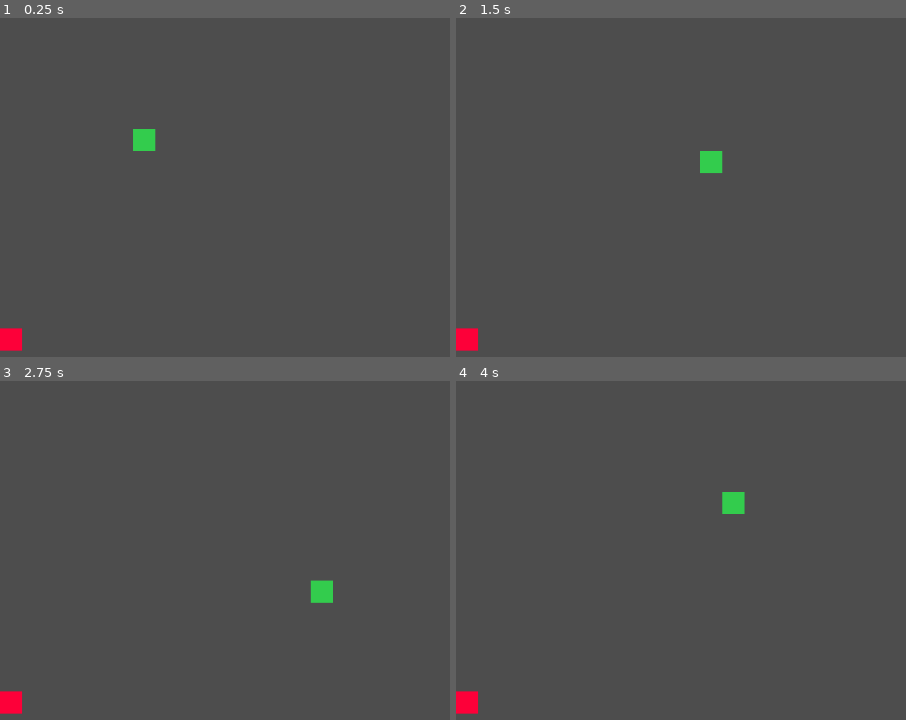
Above: before the commit, frames 1-4 (two rows, left to right).
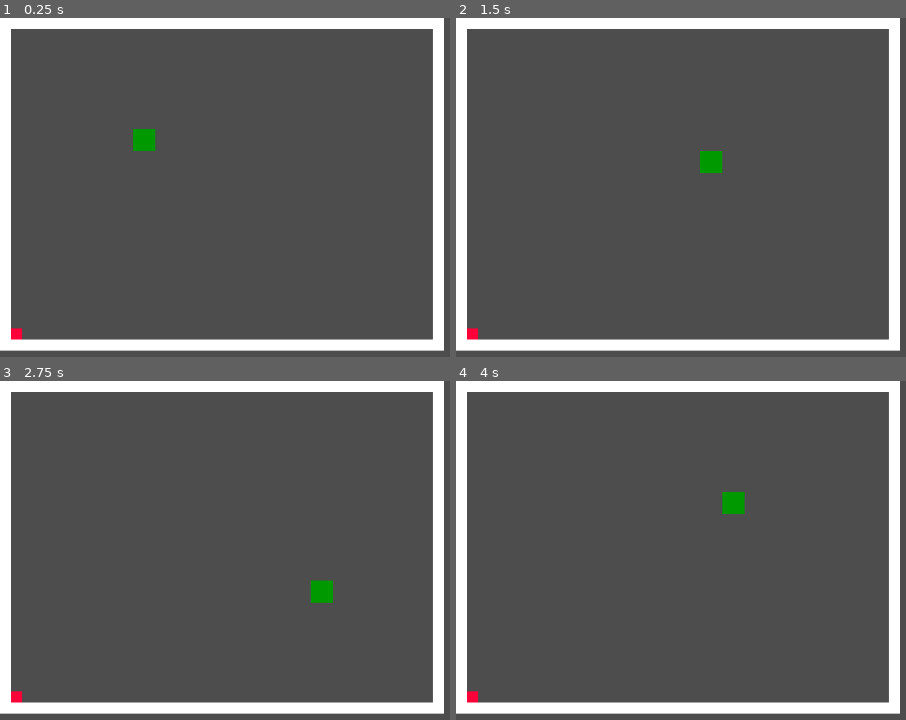
Above: after the commit, the same moments.

Repository: N1-San/snakegame
Game: Godot game, scene res://main.tscn
Two runs of this game, one before a commit and one after it. Both use one fixed random seed, a clock stepped at 60 frames per second and the inputs below.
Inputs:
- Up to frame 1 (0.25 s): no input
- Up to frame 2 (1.5 s): hold Right (move_right) 0.53-1.28 s; hold Down (move_down) from 1.28 s (still down)
- Up to frame 3 (2.75 s): release Down (move_down) at 2.03 s; hold Right (move_right) from 2.03 s (still down)
- Up to frame 4 (4 s): release Right (move_right) at 2.78 s; hold Up (move_up) 2.78-3.53 s; hold Left (move_left) from 3.53 s (still down)

The runs differ from the first frame. In frame 1, 11% of the frame differs, in the area x 0-99%, y 0-99%; in frame 2, 11%; in frame 3, 11%; in frame 4, 11%.

Commit message:
UI changes and game over logic

Diff:
--- a/main.gd
+++ b/main.gd
@@ -9,13 +9,53 @@
 func _ready():
 	randomize()
 	move_food()
+	create_walls()
+
 
 func move_food():
 	var columns = int(game_area.x / grid_size)
 	var rows = int(game_area.y / grid_size)
-	var rand_x = randi() % columns
-	var rand_y = randi() % rows
-	food.position = Vector2(rand_x, rand_y) * grid_size
+
+	var snake_positions = $Snake.segments.map(func(s): return $Snake.round_to_grid(s.position))
+
+	var rand_pos := Vector2.ZERO
+	while true:
+		var rand_x = randi() % columns
+		var rand_y = randi() % rows
+		rand_pos = Vector2(rand_x, rand_y) * grid_size
+		if not rand_pos in snake_positions:
+			break
+
+	food.position = rand_pos
+
+
+func create_walls():
+	var wall_thickness = 16
+
+	var top_wall = ColorRect.new()
+	top_wall.color = Color.WHITE
+	top_wall.size = Vector2(game_area.x, wall_thickness)
+	top_wall.position = Vector2(0, 0)
+	add_child(top_wall)
+
+	var bottom_wall = ColorRect.new()
+	bottom_wall.color = Color.WHITE
+	bottom_wall.size = Vector2(game_area.x, wall_thickness)
+	bottom_wall.position = Vector2(0, game_area.y - wall_thickness)
+	add_child(bottom_wall)
+
+	var left_wall = ColorRect.new()
+	left_wall.color = Color.WHITE
+	left_wall.size = Vector2(wall_thickness, game_area.y)
+	left_wall.position = Vector2(0, 0)
+	add_child(left_wall)
+
+	var right_wall = ColorRect.new()
+	right_wall.color = Color.WHITE
+	right_wall.size = Vector2(wall_thickness, game_area.y)
+	right_wall.position = Vector2(game_area.x - wall_thickness, 0)
+	add_child(right_wall)
+
 
 
 func _on_move_timer_timeout() -> void:
--- a/snake.gd
+++ b/snake.gd
@@ -9,31 +9,55 @@
 	spawn_snake()
 	set_process(true) # ← add this
 
+func round_to_grid(pos: Vector2) -> Vector2:
+	return Vector2(round(pos.x), round(pos.y))
+
 func spawn_snake():
 	var head = ColorRect.new()
-	head.color = Color(0.2, 0.8, 0.3)
+	head.color = Color(0.0, 0.6, 0.0) # darker green
 	head.size = Vector2(segment_size, segment_size)
-	head.position = Vector2(160, 160)
+	head.position = round_to_grid(Vector2(160, 160))
 	add_child(head)
 	segments.append(head)
 
+
 func move():
-	var new_head_pos = segments[0].position + direction * segment_size
+	var new_head_pos = round_to_grid(segments[0].position + direction * segment_size)
 
+	# Wall collision
+	if new_head_pos.x < 0 or new_head_pos.x >= game_area.x \
+		or new_head_pos.y < 0 or new_head_pos.y >= game_area.y:
+		game_over("wall")
+		return
+
+	# Self-collision
+	for segment in segments:
+		if round_to_grid(segment.position) == new_head_pos:
+			game_over("self")
+			return
+
+	# Reset previous head color to body color
+	if segments.size() > 0:
+		segments[0].color = Color(0.2, 0.8, 0.3)  # lighter green
+
+	# Add new head
 	var new_head = ColorRect.new()
-	new_head.color = Color(0.2, 0.8, 0.3)
+	new_head.color = Color(0.0, 0.6, 0.0) # darker green
 	new_head.size = Vector2(segment_size, segment_size)
 	new_head.position = new_head_pos
 	add_child(new_head)
 	segments.insert(0, new_head)
 
 	# Food collision
-	if segments[0].position == get_parent().get_node("Food").position:
+	var food_pos = round_to_grid(get_parent().get_node("Food").position)
+	if new_head_pos == food_pos:
 		grow()
 		get_parent().move_food()
 	else:
 		remove_child(segments[-1])
 		segments.pop_back()
+
+
 
 func grow():
 	var new_part = ColorRect.new()
@@ -43,8 +67,17 @@
 	add_child(new_part)
 	segments.append(new_part)
 
+func game_over(reason: String):
+	if reason == "self":
+		print("💀 Game Over! Snake collided with itself.")
+	elif reason == "wall":
+		print("💥 Game Over! Snake hit the wall.")
+	else:
+		print("☠️ Game Over!")
+	get_tree().paused = true
+
+
 func _process(_delta):
-	print("Processing...")  # debug line
 	if Input.is_action_just_pressed("move_up") and direction != Vector2.DOWN:
 		direction = Vector2.UP
 	elif Input.is_action_just_pressed("move_down") and direction != Vector2.UP:
@@ -54,6 +87,5 @@
 	elif Input.is_action_just_pressed("move_right") and direction != Vector2.LEFT:
 		direction = Vector2.RIGHT
 
-
 func _on_move_timer_timeout():
 	move()
